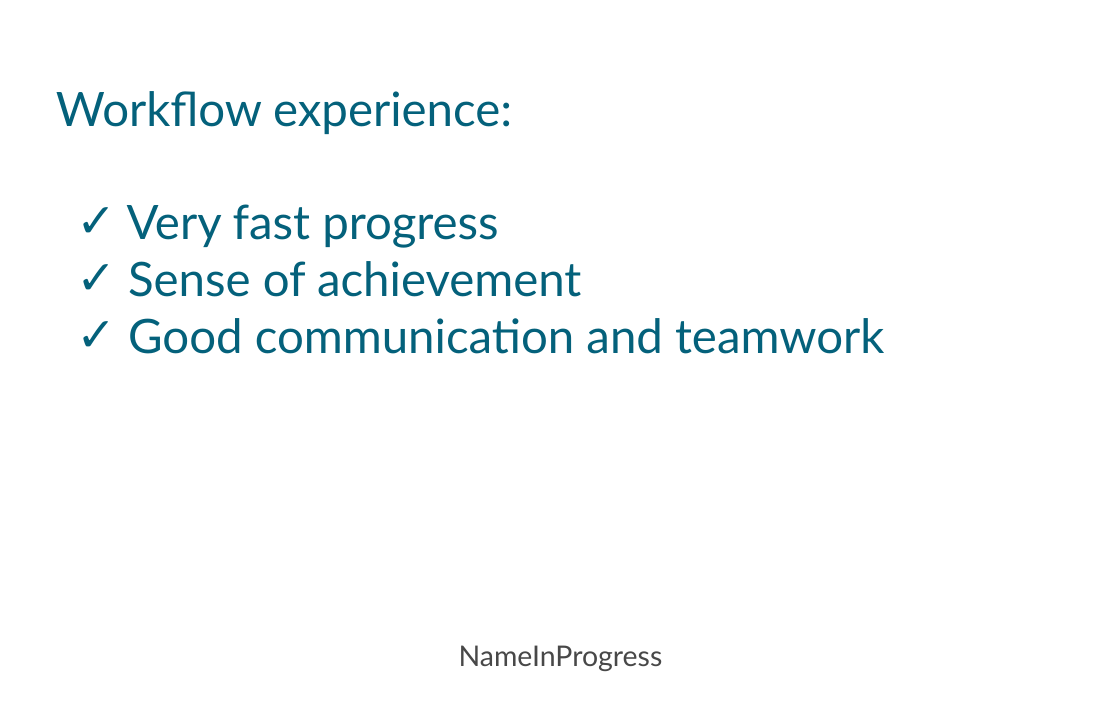
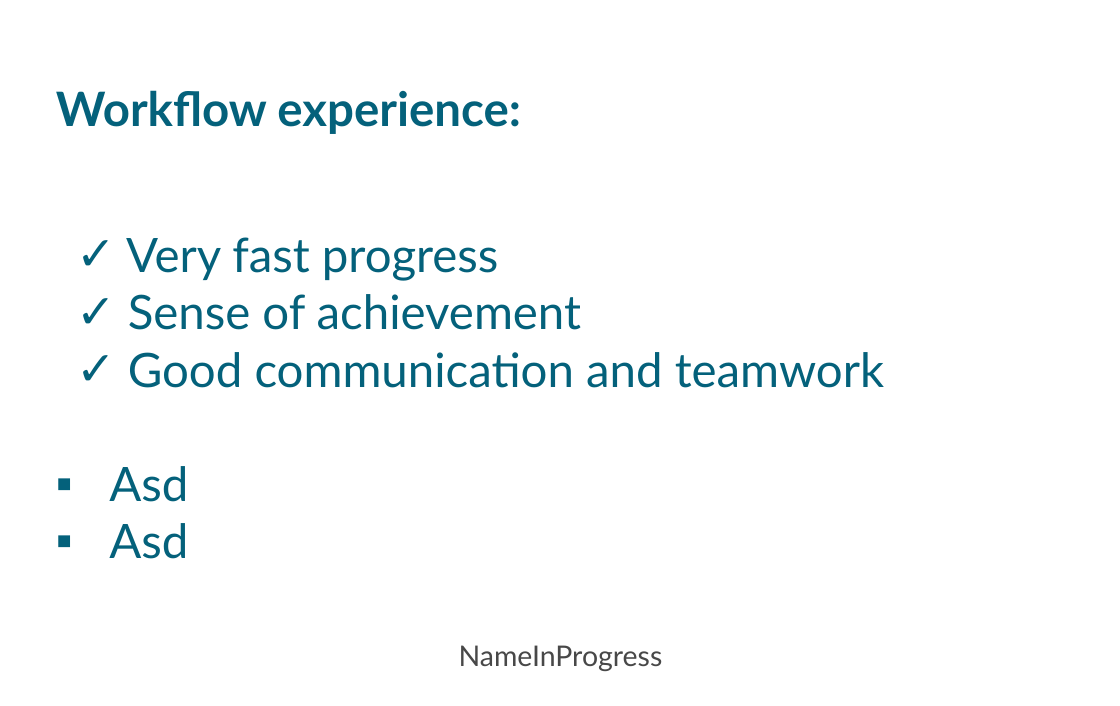
Before and after one commit to AntalKinceli/CodeCool-Labirinth, a slide deck: slide 5 of NameInProgressLabyrinth.odp. Drawn at 1120x706 pixels with LibreOffice and Linux fonts; fonts in the diff are those of the drawing; background and template pictures are left out. Boxes give left, top, right and bottom in pixels: in the first picture for what was removed or moved away, otherwise in the second. Text is boxed around its words. In the diff, an @@ line names an element or a change of style, - is before the commit and + after.

Commit message:
ppt fix

```diff
--- a/NameInProgressLabyrinth.odp
+++ b/NameInProgressLabyrinth.odp
@@ subtitle at box(56, 90, 884, 388): bold on in "Workflow experience:"; more space between paragraphs; indent changed; line spacing 1 to 0.9 @@
@@ subtitle at box(109, 466, 188, 559): paragraphs added @@
+  ▪ Asd
+  ▪ Asd
```
Also in this commit, not shown: 4 other slides changed.
